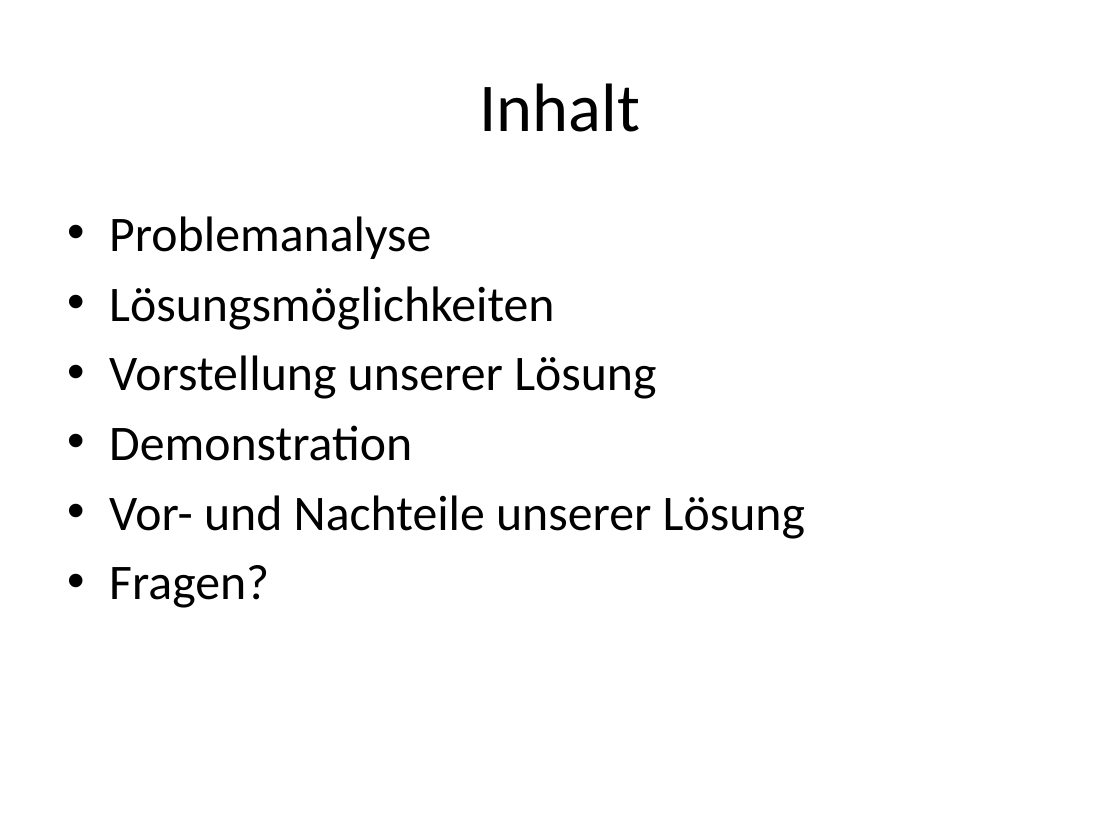
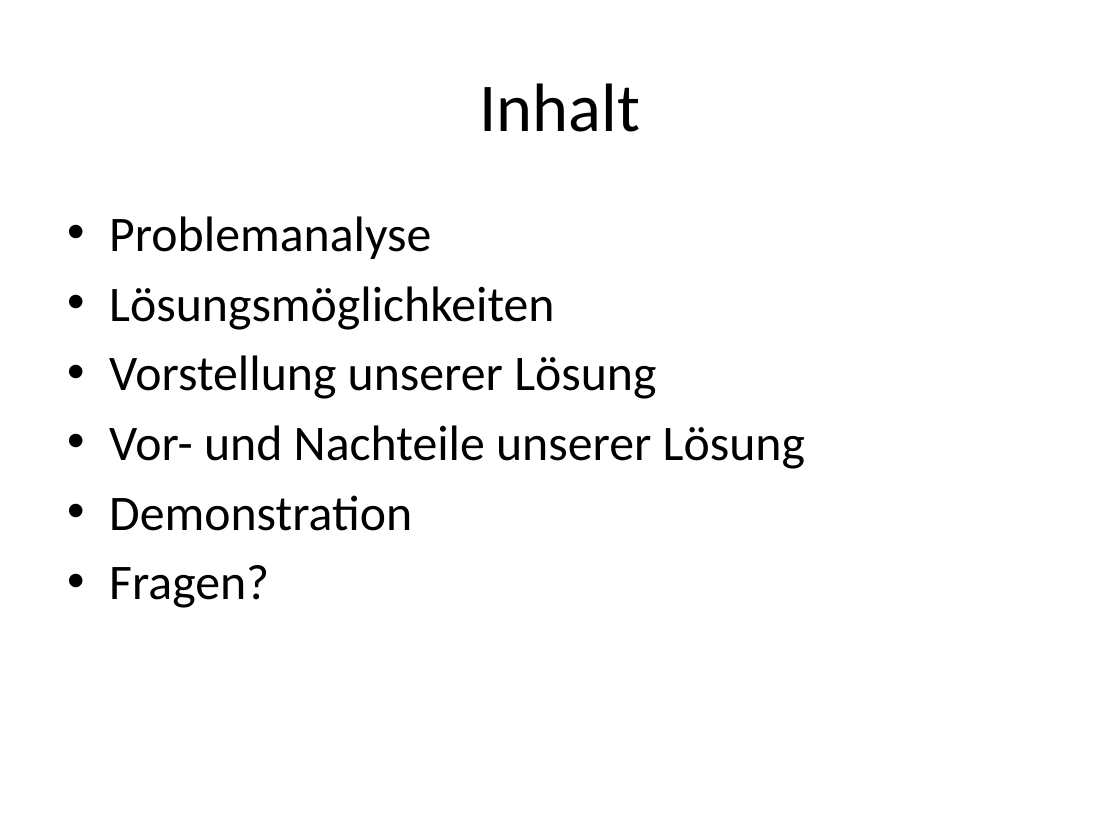
Before and after one commit to tscheims1/quiz-duell, a slide deck: slide 2 of Quizduell.pptx. Drawn at 1120x840 pixels with LibreOffice and Linux fonts; fonts in the diff are those of the drawing. Boxes give left, top, right and bottom in pixels: in the first picture for what was removed or moved away, otherwise in the second. Text is boxed around its words. In the diff, an @@ line names an element or a change of style, - is before the commit and + after.

```diff
--- a/Quizduell.pptx
+++ b/Quizduell.pptx
@@ text at <box>109,425,805,469</box>: paragraph added @@
+• Vor- und Nachteile unserer Lösung
@@ text at <box>109,495,805,539</box>: paragraph removed @@
-• Vor- und Nachteile unserer Lösung
```
Also in this commit, not shown: 3 other slides changed, 1 slide added, 1 slide removed, 1 other file.
